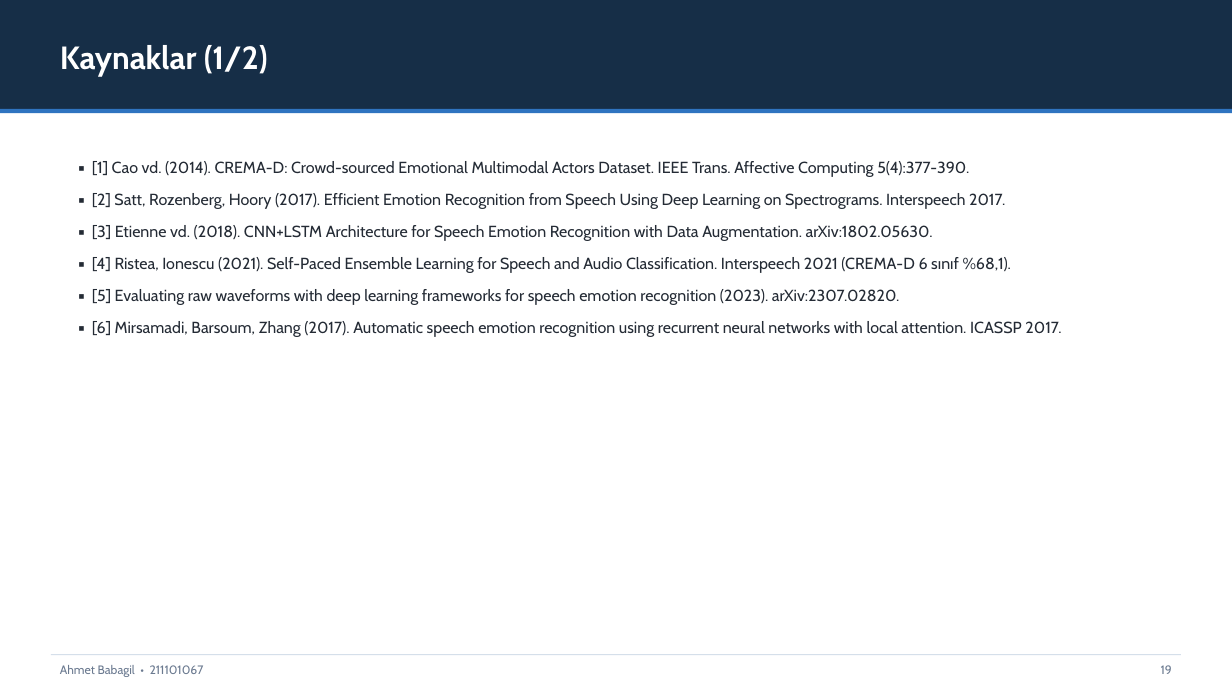
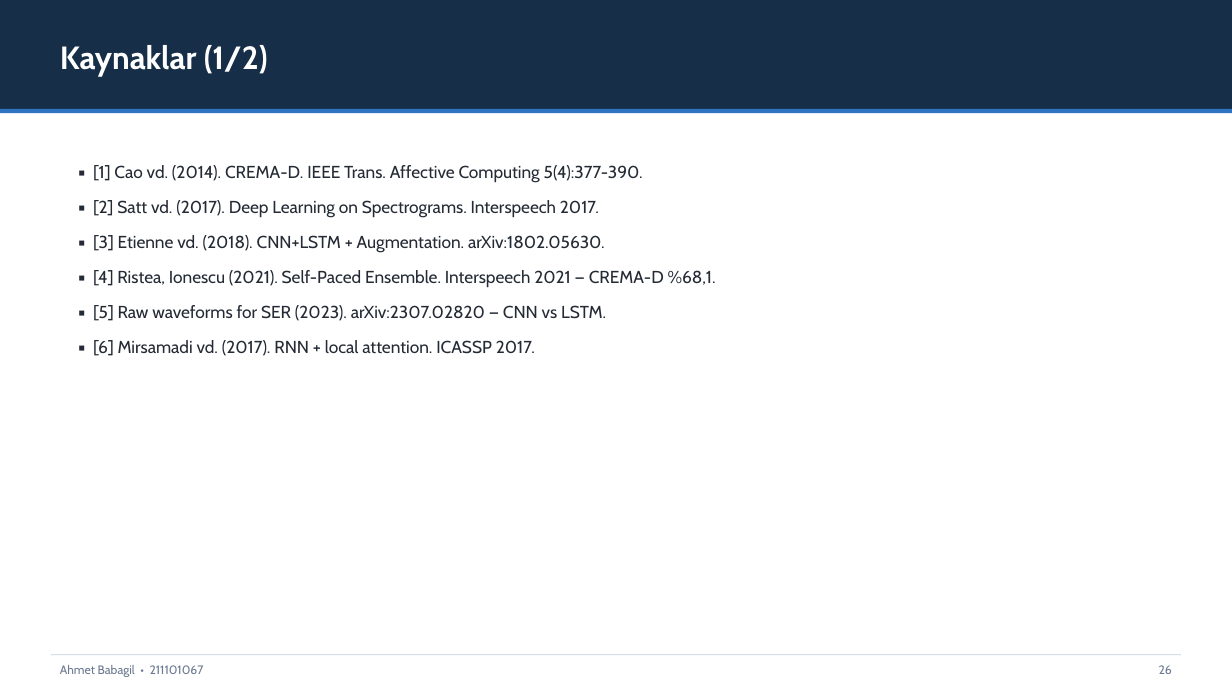
Before and after one commit to AhmetBabagil/speech-emotion-recognition, a slide deck: slide 26 of final/SUNUM_FINAL.pptx (slide 19 before the commit). Drawn at 1232x693 pixels with LibreOffice and Linux fonts; fonts in the diff are those of the drawing. Boxes give left, top, right and bottom in pixels: in the first picture for what was removed or moved away, otherwise in the second. Text is boxed around its words. In the diff, an @@ line names an element or a change of style, - is before the commit and + after.

```diff
--- a/final/SUNUM_FINAL.pptx
+++ b/final/SUNUM_FINAL.pptx
@@ text at [93,165,716,356]: text changed; size 12.5 to 13.5 pt @@
-▪ [1] Cao vd. (2014). CREMA-D: Crowd-sourced Emotional Multimodal Actors Dataset. IEEE Trans. Affective Computing 5(4):377-390.
-▪ [2] Satt, Rozenberg, Hoory (2017). Efficient Emotion Recognition from Speech Using Deep Learning on Spectrograms. Interspeech 2017.
-▪ [3] Etienne vd. (2018). CNN+LSTM Architecture for Speech Emotion Recognition with Data Augmentation. arXiv:1802.05630.
-▪ [4] Ristea, Ionescu (2021). Self-Paced Ensemble Learning for Speech and Audio Classification. Interspeech 2021 (CREMA-D 6 sınıf %68,1).
-▪ [5] Evaluating raw waveforms with deep learning frameworks for speech emotion recognition (2023). arXiv:2307.02820.
-▪ [6] Mirsamadi, Barsoum, Zhang (2017). Automatic speech emotion recognition using recurrent neural networks with local attention. ICASSP 2017.
+▪ [1] Cao vd. (2014). CREMA-D. IEEE Trans. Affective Computing 5(4):377-390.
+▪ [2] Satt vd. (2017). Deep Learning on Spectrograms. Interspeech 2017.
+▪ [3] Etienne vd. (2018). CNN+LSTM + Augmentation. arXiv:1802.05630.
+▪ [4] Ristea, Ionescu (2021). Self-Paced Ensemble. Interspeech 2021 — CREMA-D %68,1.
+▪ [5] Raw waveforms for SER (2023). arXiv:2307.02820 — CNN vs LSTM.
+▪ [6] Mirsamadi vd. (2017). RNN + local attention. ICASSP 2017.
@@ text at [1159,665,1172,674]: text changed @@
-19
+26
```
Also in this commit, not shown: 17 other slides changed, 9 slides added, 2 slides removed, 12 other files.
